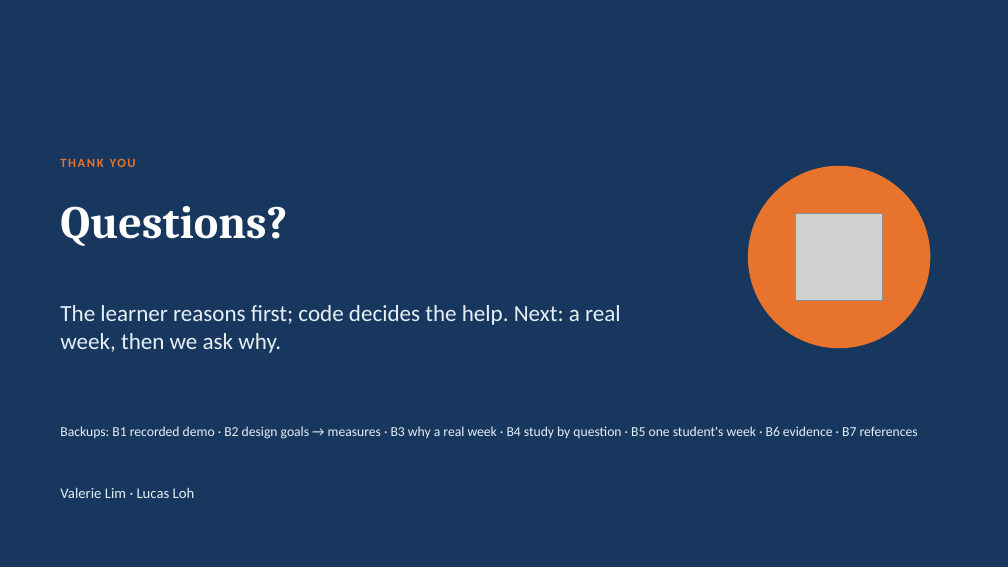
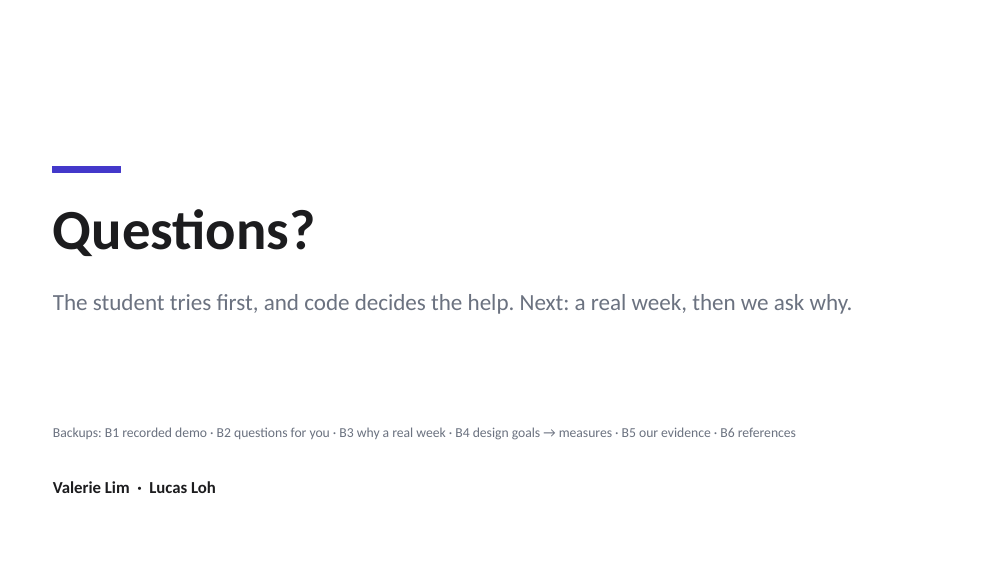
Before and after one commit to lucasisnotcool/ChatterED, a slide deck: slide 19 of docs/group/final-presentation/ChatterED_Final.pptx (slide 17 before the commit). Drawn at 1008x567 pixels with LibreOffice and Linux fonts; fonts in the diff are those of the drawing; grey boxes stand for pictures. Boxes give left, top, right and bottom in pixels: in the first picture for what was removed or moved away, otherwise in the second. Text is boxed around its words. In the diff, an @@ line names an element or a change of style, - is before the commit and + after.

```diff
--- a/docs/group/final-presentation/ChatterED_Final.pptx
+++ b/docs/group/final-presentation/ChatterED_Final.pptx
@@ background #17375E to #FFFFFF @@
@@ rectangle added at <box>53,166,121,172</box>, fill #4338CA, outline #4338CA 1 pt @@
@@ text removed at <box>60,155,514,178</box> @@
-THANK YOU
@@ ellipse removed at <box>749,166,930,348</box> @@
@@ title "Questions?": place and size @@
-title "Questions?" at <box>60,206,287,246</box>
+title "Questions?" at <box>53,209,316,256</box>
@@ title "Questions?" at <box>53,209,316,256</box>: size 44 to 54 pt, font Cambria to Calibri, text colour #FFFFFF to #1C1C1E @@
@@ picture removed at <box>796,213,882,300</box> @@
@@ text at <box>53,294,853,314</box>: text changed; text colour #E6EEF6 to #6B7280 @@
-The learner reasons first; code decides the help. Next: a real week, then we ask why.
+The student tries first, and code decides the help. Next: a real week, then we ask why.
@@ text at <box>53,427,796,440</box>: text changed; text colour #E6EEF6 to #6B7280 @@
-Backups: B1 recorded demo · B2 design goals → measures · B3 why a real week · B4 study by question · B5 one student's week · B6 evidence · B7 references
+Backups: B1 recorded demo · B2 questions for you · B3 why a real week · B4 design goals → measures · B5 our evidence · B6 references
@@ text "Valerie Lim · Lucas Loh": place and size @@
-text "Valerie Lim · Lucas Loh" at <box>60,487,195,498</box>
+text "Valerie Lim · Lucas Loh" at <box>53,481,216,493</box>
@@ text "Valerie Lim · Lucas Loh" at <box>53,481,216,493</box>: size 14 to 16 pt, text colour #E6EEF6 to #1C1C1E, bold on @@
```
Also in this commit, not shown: 13 other slides changed, 11 slides added, 10 slides removed, 1 other file.
